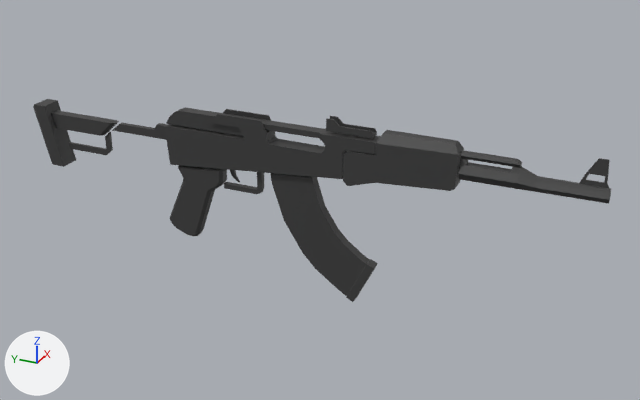
One commit to the FBX model UNITED GAME JAM/Assets/Assets/weapons_assaultRifle.fbx: the scene before it, then after it.
The view is the same before and after, from a camera (50 mm lens) standing at (-3.04, -1.96, 1.55) and looking at (0.06, -0.57, 0.01). Arrows for +X, +Y and +Z are at lower left; the lights stay in place. Where no turn or scale is listed for an object, it has been applied to the vertices.

The first picture shows 'ak'.
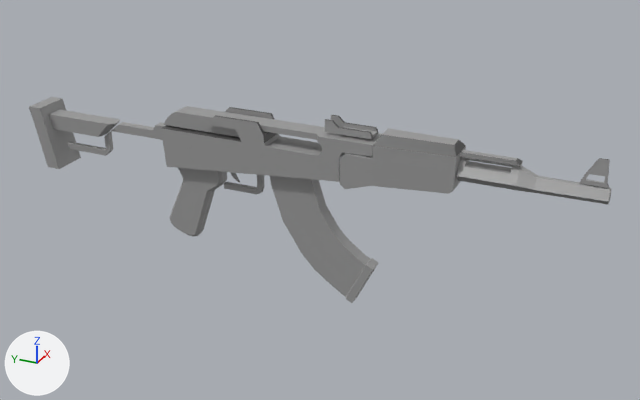
The edits, one by one:
Material 'gunmetal_gray' (mat_gunmetal_gray) is new.
Its base color is (0.331, 0.331, 0.331) (grey #9c9c9c).
Material 'gunmetal_blue' (mat_gunmetal_blue) is new.
Its base color is (0.0964, 0.0964, 0.0964) (dark grey #575757).
me_mesh is used by ob_ak; location (0.0, 0.0, 0.0).
me_mesh had 574 vertices, 557 faces and spanned x -0.05..0.05, y -1.72..0.83, z -0.4..0.4.
me_mesh now has 574 vertices, 557 faces and spans x -0.08..0.08, y -1.72..0.83, z -0.4..0.4.
me_mesh part 1: the loose piece of 79 vertices spanning x -0.03..0.03, y -1.72..-1.18, z 0.24..0.34 is scaled about its middle by (1.73, 1, 1).
me_mesh part 2: the loose piece of 53 vertices spanning x -0.05..0.05, y 0.39..0.83, z -0.02..0.27 is scaled about its middle by (1.73, 1, 1).
me_mesh part 3: the loose piece of 120 vertices spanning x -0.04..0.04, y -0.85..0.12, z 0.09..0.36 is scaled about its middle by (1.73, 1, 1).
me_mesh part 4: the loose piece of 38 vertices spanning x -0.04..0.04, y -1.17..-0.72, z 0.14..0.38 is scaled about its middle by (1.73, 1, 1).
me_mesh part 5: 484 of the faces centred in x -0.05..0.05, y -1.72..0.82, z -0.39..0.39 switch from mat_black (black #3e3e3e) to mat_gunmetal_gray (grey #9c9c9c).
me_mesh now uses material mat_gunmetal_blue (dark grey #575757).

What differs and where, as boxes [x1, y1, x2, y2] in the pictures (640 x 400 px; the box of a moved part takes in the faces that stretch with it):
'ak', reshaped, recoloured (black to grey)
    before: [33, 99, 611, 302]
    after: [29, 97, 611, 303]
part 1 of me_mesh, moved or reshaped
    before: [458, 150, 611, 204]
    after: [456, 150, 611, 204]
part 2 of me_mesh, moved or reshaped
    before: [33, 99, 119, 167]
    after: [29, 97, 120, 169]
part 3 of me_mesh, moved or reshaped
    before: [164, 107, 381, 179]
    after: [161, 106, 382, 182]
part 4 of me_mesh, moved or reshaped
    before: [343, 130, 464, 191]
    after: [340, 128, 466, 194]
part 5 of me_mesh, recoloured (black to grey)
    both: [69, 132, 609, 236]
